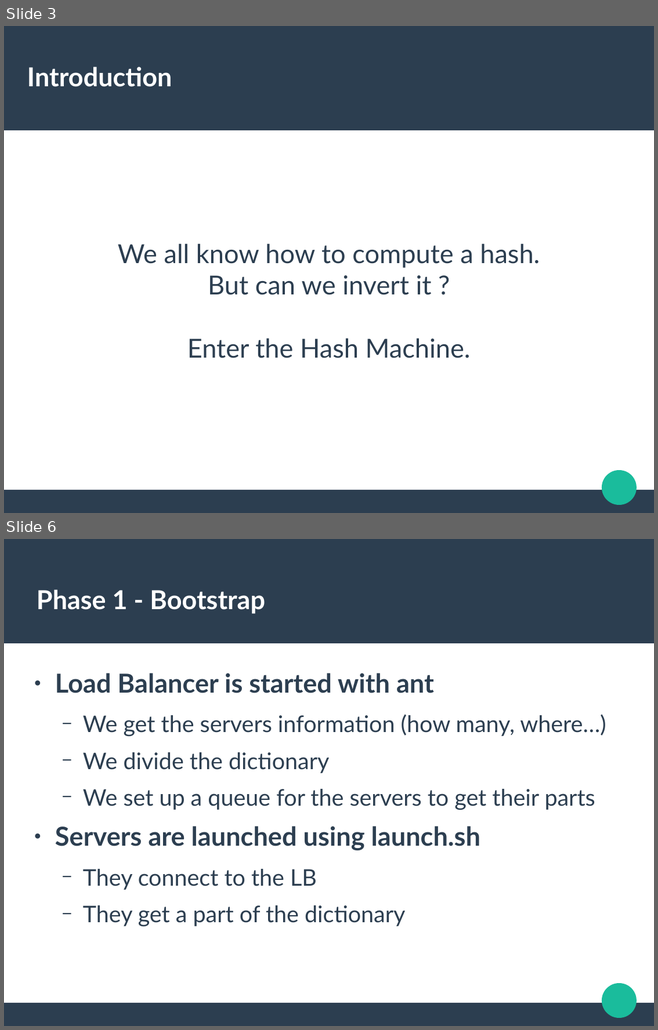
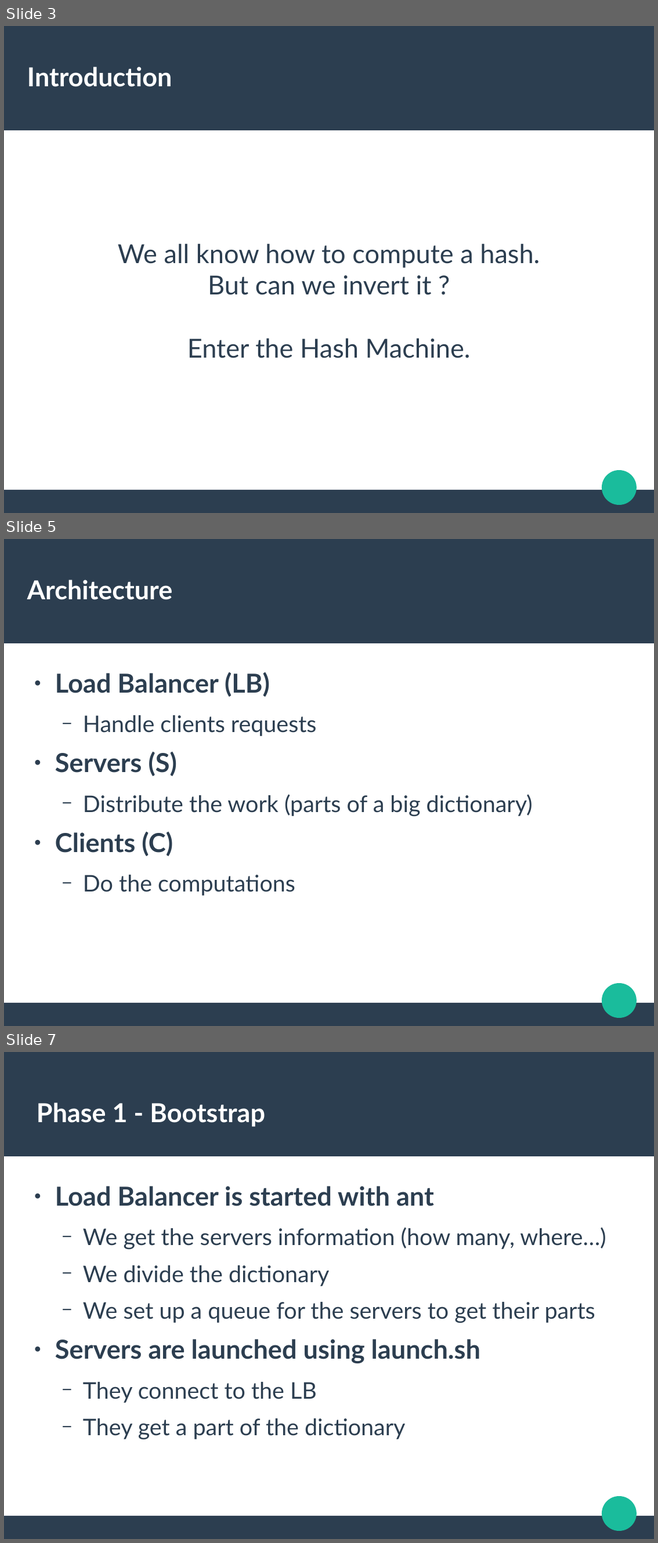
Before and after one commit to trandinhkhoa/distributed-system-project, a slide deck: presentation/defense.odp. Shown one above the other, each under a label of ours: slides 3 and 6 before the commit, slides 3, 5 and 7 after it; the slides between them are not shown. The pictures are 658x1030 and 658x1543 pixels, drawn with LibreOffice and Linux fonts; fonts in the diff are those of the drawing. Boxes give left, top, right and bottom in pixels: in the first picture for what was removed or moved away, otherwise in the second. Text is boxed around its words. In the diff, an @@ line names an element or a change of style, - is before the commit and + after.

```diff
--- a/presentation/defense.odp
+++ b/presentation/defense.odp
@@ slide 5 added at box(4, 539, 654, 1026), background #FFFFFF; not listed: 3 template elements that a slide beside it also shows @@
@@ title added at box(27, 580, 172, 600), 31.9 pt, text #FFFFFF, bold @@
+Architecture
@@ text added at box(55, 672, 532, 896), 28 pt, text #2C3E50 @@
+● Load Balancer (LB)
+  − Handle clients requests
+● Servers (S)
+  − Distribute the work (parts of a big dictionary)
+● Clients (C)
+  − Do the computations
@@ what was slide 6 is now slide 7 @@
```
Also in this commit, not shown: 5 slides changed.
